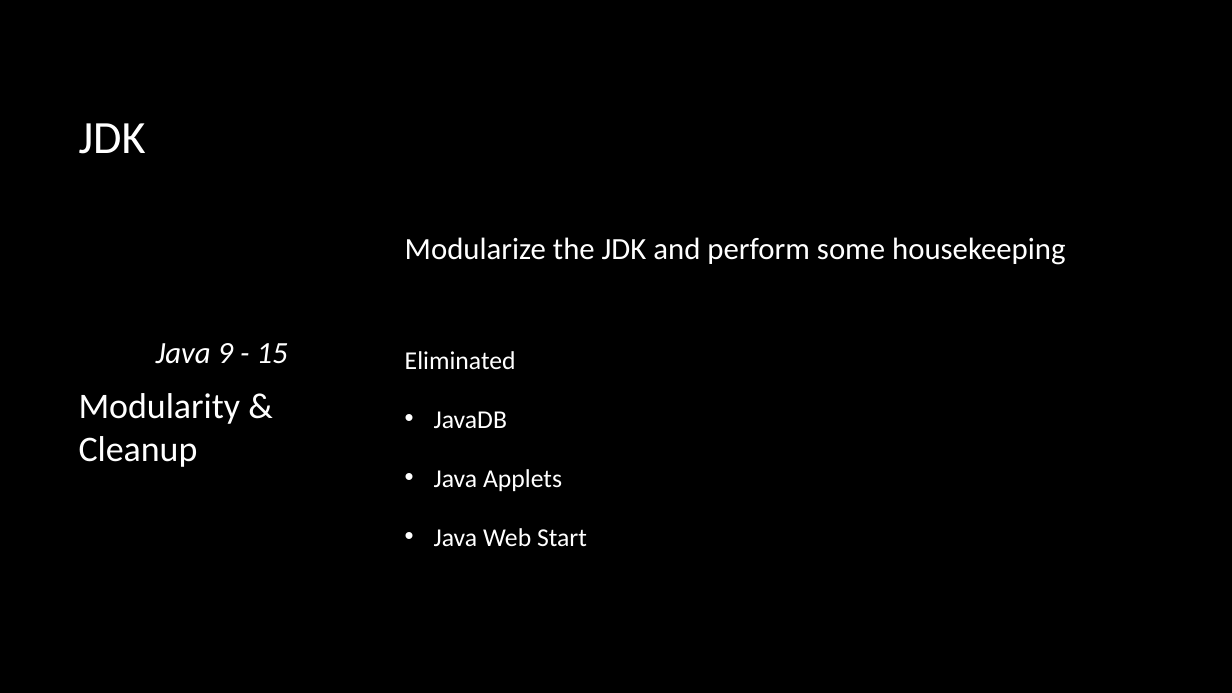
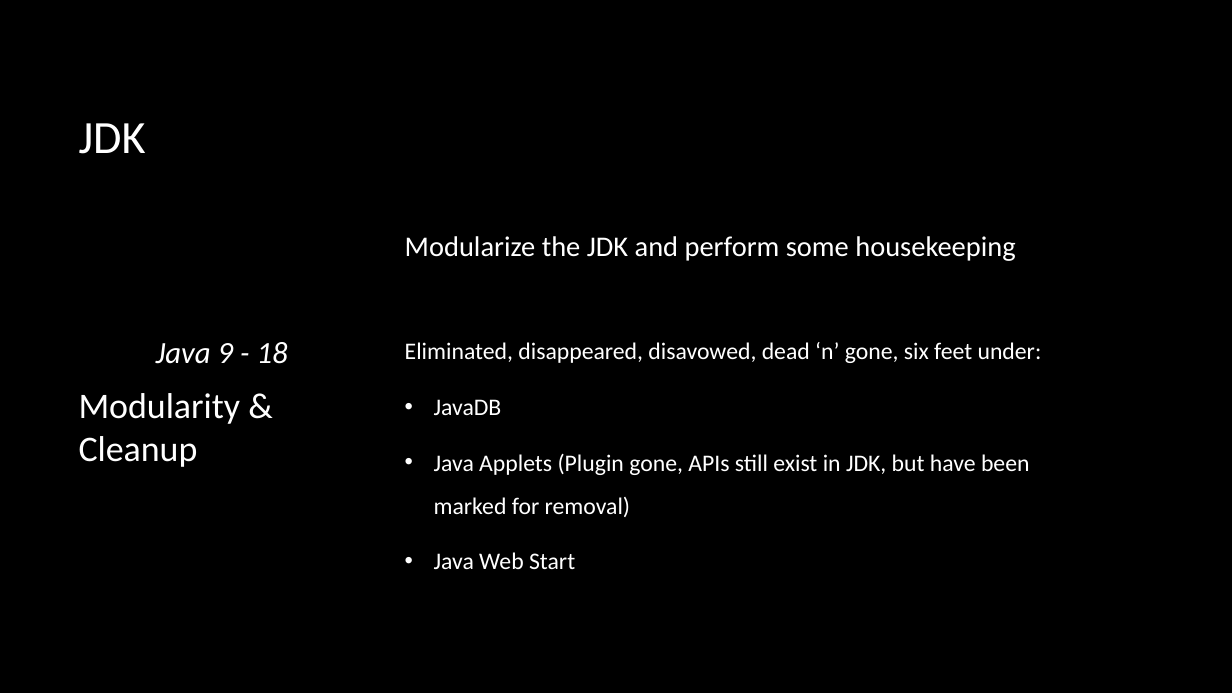
Before and after one commit to macdaddyaz/modern-java, a slide deck: slide 42 of Java 9 and up.pptx (slide 38 before the commit). Drawn at 1232x693 pixels with LibreOffice and Linux fonts; fonts in the diff are those of the drawing; background and template pictures are left out. Boxes give left, top, right and bottom in pixels: in the first picture for what was removed or moved away, otherwise in the second. Text is boxed around its words. In the diff, an @@ line names an element or a change of style, - is before the commit and + after.

Commit message:
Updates for Java to version 18 (with allusions to 19)

```diff
--- a/Java 9 and up.pptx
+++ b/Java 9 and up.pptx
@@ text at (x1=405, y1=236, x2=1015, y2=569): size 24 to 22.2 pt in "Modularize the JDK and perform some housekeeping"; size 20 to 18.5 pt in "JavaDB", "Java Web Start" @@
@@ text at (x1=156, y1=342, x2=288, y2=364): text changed @@
-Java 9 - 15
+Java 9 - 18
@@ text at (x1=405, y1=342, x2=1042, y2=363): text changed; size 20 to 18.5 pt @@
-Eliminated
+Eliminated, disappeared, disavowed, dead ‘n’ gone, six feet under:
@@ text at (x1=434, y1=454, x2=1030, y2=517): text changed; size 20 to 18.5 pt @@
-• Java Applets
+• Java Applets (Plugin gone, APIs still exist in JDK, but have been marked for removal)
```
Also in this commit, not shown: 19 other slides changed, 9 slides added, 3 other files.
